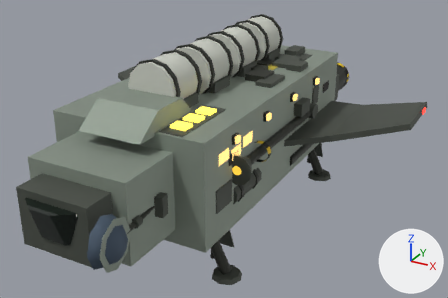
Before and after pictures for a commit that changed the glTF model ref/glb/tender-l.glb.
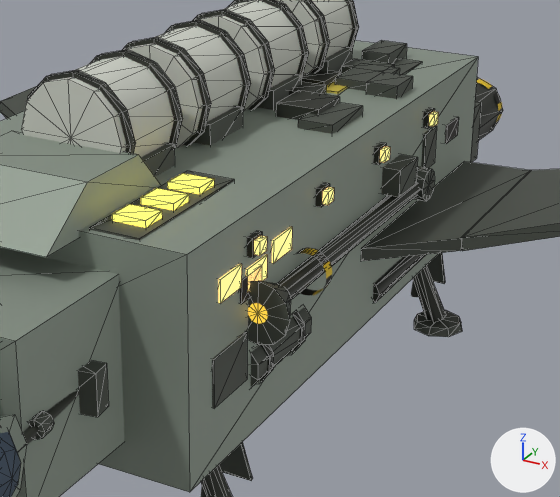
Each version is shown whole from a camera (50 mm lens) standing at (4.13, -7.01, 4.54) and looking at (0.26, 0.02, 1.03), then close up on the part from 26% to 84% of the width and 9% to 86% of the height. The axes (+X, +Y, +Z) are drawn at lower right. The lights are the same throughout. The first two pictures are the older version. The close-ups show mesh edges as thin lines. Where no turn or scale is listed for an object, it has been applied to the vertices.

Names of what the first close-up shows: 'bowserTank0', 'bowserTank1', 'bowserTank2', 'bowserTank3', 'canopyFairing', 'hullMain', 'hullNose', 'iffLampDorsal0', 'iffLampDorsal2', 'iffPlinthDorsal', 'refuelBoom', 'refuelDrogue', 'supportShipAftGreeble1R', 'supportShiphullMainGreebleSide8R', 'supportShiphullMainHullWindow0R', 'supportShiphullMainHullWindow1R', 'supportShiphullMainHullWindow2R', 'supportShiphullMainHullWindow3R', 'supportShiphullMainHullWindow4R', 'wingInnerRight', 'wingOuterRight' and 60 more.
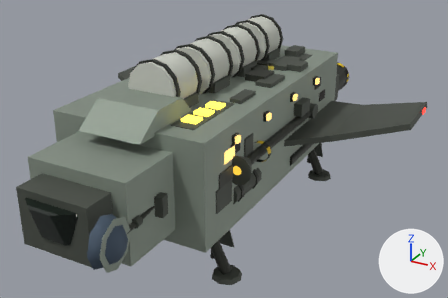
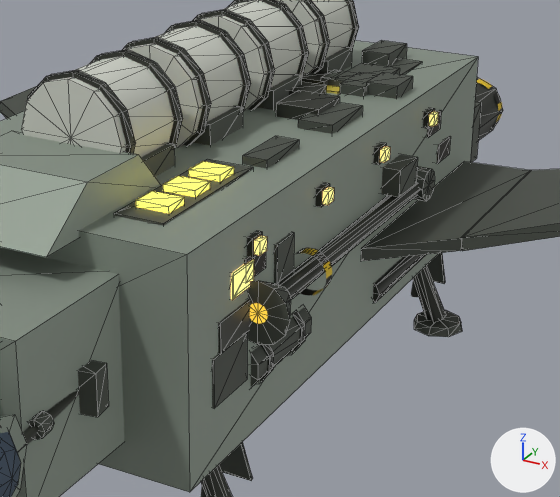
What differs and where, as boxes (x1, y1, x2, y2) in the close-ups (560 x 497 px):
'iffPlinthDorsal', moved: before (89, 171, 234, 241); after (114, 159, 253, 226)
'iffLampDorsal2', moved: before (112, 204, 162, 228); after (136, 191, 184, 214)
'supportShiphullMainGreebleSide8R', moved: before (421, 126, 437, 168); after (274, 232, 294, 284)
'iffLampDorsal0', moved: before (167, 173, 214, 194); after (188, 161, 234, 182)
'supportShiphullMainGreebleTop10R', added: after (242, 136, 299, 169)
'supportShiphullMainGreebleSide4R', added: after (218, 300, 250, 354)
'supportShiphullMainHullWindow1R', recoloured, moved: before (218, 264, 242, 303); after (437, 136, 451, 164)
'supportShiphullMainHullWindow2R', moved: before (246, 254, 267, 293); after (232, 259, 254, 297)
'supportShiphullMainHullWindow3R', moved: before (272, 227, 292, 263); after (231, 262, 253, 300)
'supportShiphullMainGreebleTop9R', added: after (340, 72, 377, 97)
'supportShiphullMainHullWindow0R', moved: before (240, 267, 262, 304); after (244, 252, 266, 276)
'supportShipAftGreeble1R', moved: before (341, 59, 394, 74); after (321, 70, 345, 87)
'supportShiphullMainHullWindow4R', moved: before (445, 117, 459, 144); after (427, 110, 441, 138)

Diff of the bpy script that builds the scene:
```diff
--- a/ref/glb/tender-l.glb.py
+++ b/ref/glb/tender-l.glb.py
@@ me_mesh_182 @@
 me_mesh_182.from_pydata(...)  # 8 vertices, 12 faces; spans x -0.02..0.02, y -0.115..0.115, z -0.068..0.068
-me_mesh_182.materials.append(mat_cabinlight)  # brown #3a2f18, glowing orange #f2c877
+me_mesh_182.materials.append(mat_cabindark)  # black #14100a
@@ ob_supportshiphullmainhullwindow0r @@
 ob_supportshiphullmainhullwindow0r = bpy.data.objects.new('supportShiphullMainHullWindow0R', me_mesh_180)
-ob_supportshiphullmainhullwindow0r.location = (1.04, -1.19, 1.556)
+ob_supportshiphullmainhullwindow0r.location = (1.04, -1.145, 1.66)
@@ ob_supportshiphullmainhullwindow1r @@
 ob_supportshiphullmainhullwindow1r = bpy.data.objects.new('supportShiphullMainHullWindow1R', me_mesh_182)
-ob_supportshiphullmainhullwindow1r.location = (1.04, -1.421, 1.654)
+ob_supportshiphullmainhullwindow1r.location = (1.04, 1.721, 1.446)
@@ ob_supportshiphullmainhullwindow2r @@
 ob_supportshiphullmainhullwindow2r = bpy.data.objects.new('supportShiphullMainHullWindow2R', me_mesh_184)
-ob_supportshiphullmainhullwindow2r.location = (1.04, -1.125, 1.595)
+ob_supportshiphullmainhullwindow2r.location = (1.04, -1.281, 1.633)
@@ ob_supportshiphullmainhullwindow3r @@
 ob_supportshiphullmainhullwindow3r = bpy.data.objects.new('supportShiphullMainHullWindow3R', me_mesh_186)
-ob_supportshiphullmainhullwindow3r.location = (1.04, -0.826, 1.651)
+ob_supportshiphullmainhullwindow3r.location = (1.04, -1.29, 1.618)
@@ ob_supportshiphullmainhullwindow4r @@
 ob_supportshiphullmainhullwindow4r = bpy.data.objects.new('supportShiphullMainHullWindow4R', me_mesh_188)
-ob_supportshiphullmainhullwindow4r.location = (1.04, 1.868, 1.549)
+ob_supportshiphullmainhullwindow4r.location = (1.04, 1.494, 1.702)
@@ ob_supportshiphullmaingreebleside8r @@
 ob_supportshiphullmaingreebleside8r = bpy.data.objects.new('supportShiphullMainGreebleSide8R', me_mesh_206)
-ob_supportshiphullmaingreebleside8r.location = (1.009, 1.409, 1.548)
+ob_supportshiphullmaingreebleside8r.location = (1.009, -0.805, 1.548)
@@ ob_supportshipaftgreeble1r @@
 ob_supportshipaftgreeble1r = bpy.data.objects.new('supportShipAftGreeble1R', me_mesh_210)
-ob_supportshipaftgreeble1r.location = (0.518, 1.554, 1.992)
+ob_supportshipaftgreeble1r.location = (0.518, 1.218, 1.992)
@@ ob_iffplinthdorsal @@
 ob_iffplinthdorsal = bpy.data.objects.new('iffPlinthDorsal', me_mesh_226)
-ob_iffplinthdorsal.location = (0.607, -1.32, 1.959)
+ob_iffplinthdorsal.location = (0.607, -1.095, 1.959)
@@ ob_ifflampdorsal0 @@
 ob_ifflampdorsal0 = bpy.data.objects.new('iffLampDorsal0', me_mesh_227)
-ob_ifflampdorsal0.location = (0.607, -1.048, 1.996)
+ob_ifflampdorsal0.location = (0.607, -0.823, 1.996)
@@ ob_ifflampdorsal2 @@
 ob_ifflampdorsal2 = bpy.data.objects.new('iffLampDorsal2', me_mesh_229)
-ob_ifflampdorsal2.location = (0.607, -1.592, 1.996)
+ob_ifflampdorsal2.location = (0.607, -1.367, 1.996)
@@ ob_supportshiphullmaingreebletop10r @@
+ob_supportshiphullmaingreebletop10r = bpy.data.objects.new('supportShiphullMainGreebleTop10R', me_mesh_212_1)  # a box spanning x -0.077..0.077, y -0.207..0.207, z -0.038..0.038; in mat_hullpanel (dark grey #4f544c)
+ob_supportshiphullmaingreebletop10r.location = (0.74, -0.354, 1.986)
@@ ob_supportshiphullmaingreebletop9r @@
+ob_supportshiphullmaingreebletop9r = bpy.data.objects.new('supportShiphullMainGreebleTop9R', me_mesh_210_1)  # a box spanning x -0.087..0.087, y -0.163..0.163, z -0.051..0.051; in mat_hullpanel (dark grey #4f544c)
+ob_supportshiphullmaingreebletop9r.location = (0.643, 1.164, 1.99)
@@ ob_supportshiphullmaingreebleside4r @@
+ob_supportshiphullmaingreebleside4r = bpy.data.objects.new('supportShiphullMainGreebleSide4R', me_mesh_204_1)  # a box spanning x -0.042..0.042, y -0.216..0.216, z -0.089..0.089; in mat_enginehousing (dark grey #33362f)
+ob_supportshiphullmaingreebleside4r.location = (1.021, -1.321, 1.387)
```
